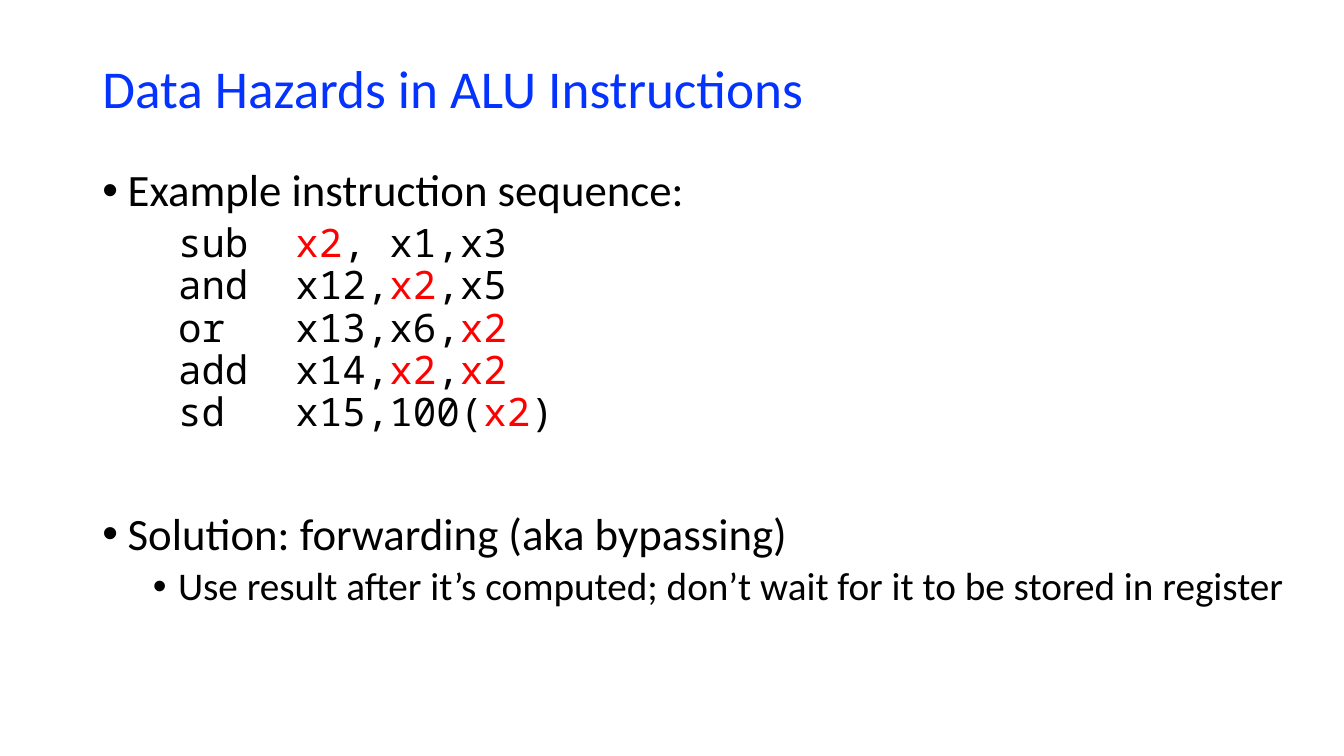
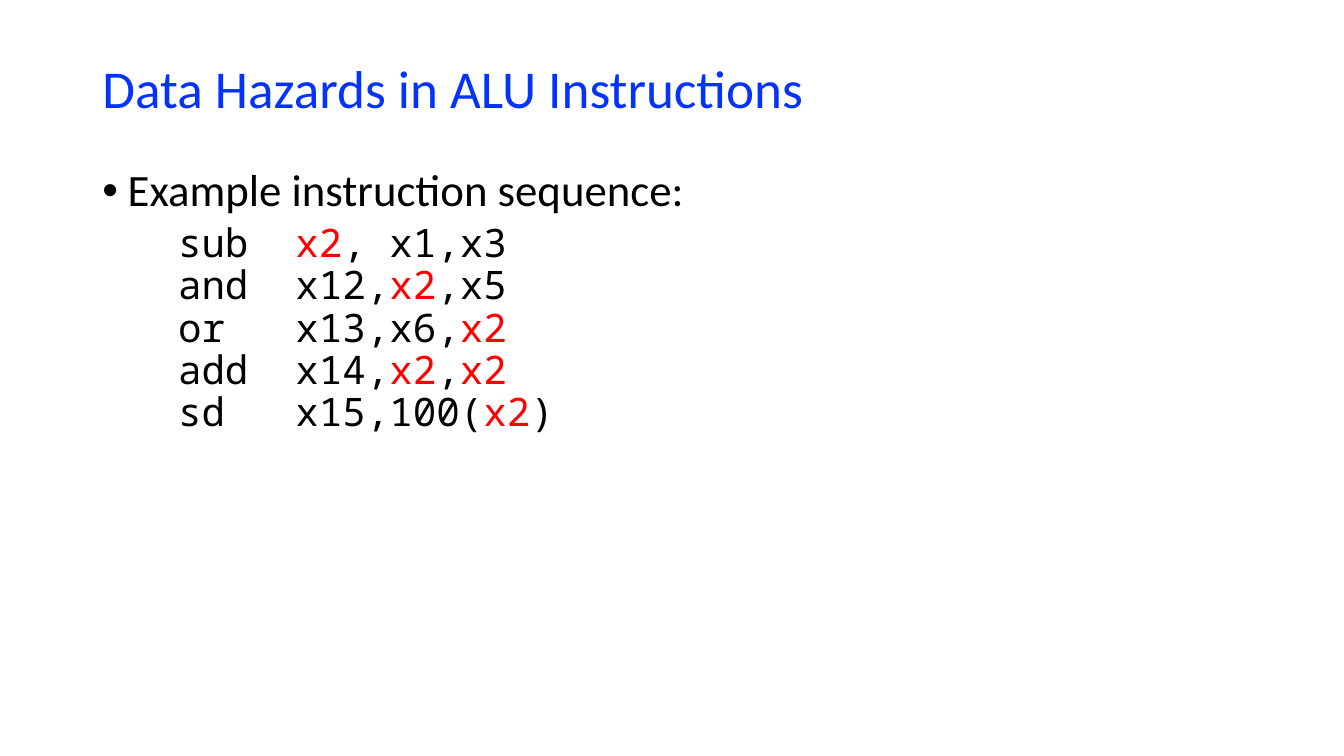
Before and after one commit to NYU-CSO/nyu-cso.github.io, a slide deck: slide 7 of notes/arch-cpu-pipeline.pptx (slide 5 before the commit). Drawn at 1344x756 pixels with LibreOffice and Linux fonts; fonts in the diff are those of the drawing. Boxes give left, top, right and bottom in pixels: in the first picture for what was removed or moved away, otherwise in the second. Text is boxed around its words. In the diff, an @@ line names an element or a change of style, - is before the commit and + after.

```diff
--- a/notes/arch-cpu-pipeline.pptx
+++ b/notes/arch-cpu-pipeline.pptx
@@ text at (128,517,1283,607): paragraphs removed @@
-• Solution: forwarding (aka bypassing)
-  • Use result after it’s computed; don’t wait for it to be stored in register
```
Also in this commit, not shown: 9 other slides changed, 4 slides added, 2 other files.
